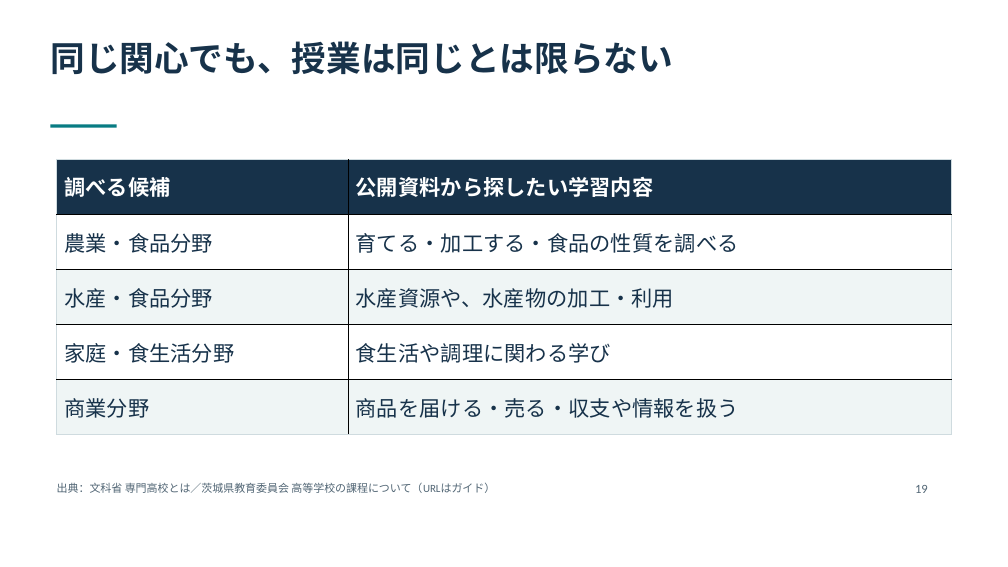
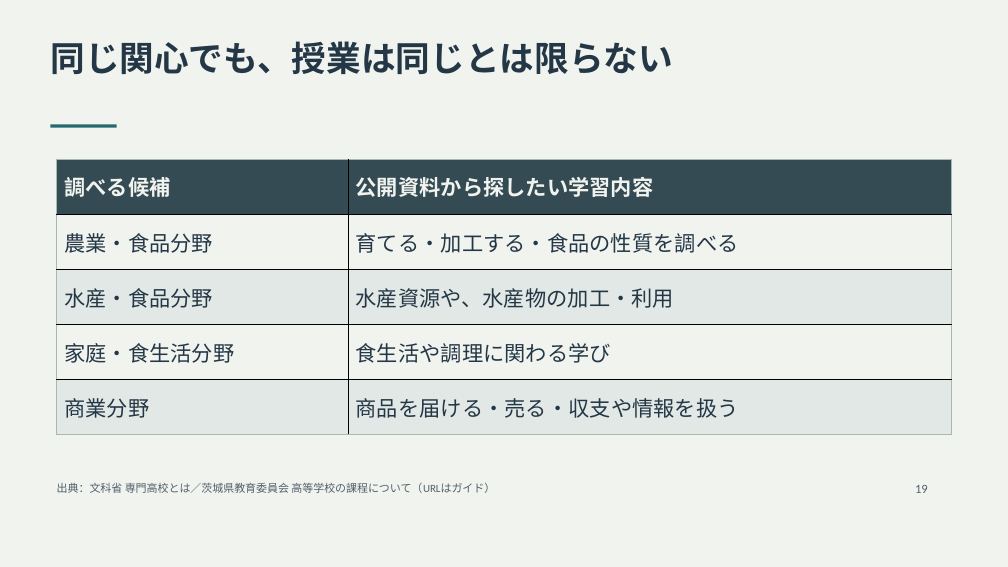
Before and after one commit to zooc-14calbp/industrial-education-ii, a slide deck: slide 19 of video/01/slides.pptx. Drawn at 1008x567 pixels with LibreOffice and Linux fonts; fonts in the diff are those of the drawing. Boxes give left, top, right and bottom in pixels: in the first picture for what was removed or moved away, otherwise in the second. Text is boxed around its words. In the diff, an @@ line names an element or a change of style, - is before the commit and + after.

Commit message:
Adjust slides and video colors for extended viewing

```diff
--- a/video/01/slides.pptx
+++ b/video/01/slides.pptx
@@ background #FFFFFF to #F1F3EF @@
@@ text "同じ関心でも、授業は同じとは限らない" at <box>50,41,673,74</box>: text colour #17324A to #243746 @@
@@ rectangle at <box>51,125,117,128</box>: fill #087C83 to #246A70 @@
@@ table at <box>57,159,951,435</box> @@
@@ fill #17324A to #344B53 in row 1 @@
@@ fill #FFFFFF to #F1F3EF in 4 cells @@
@@ fill #EFF5F5 to #E2E8E5 in 4 cells @@
@@ text colour #FFFFFF to #F1F3EF in "調べる候補", "公開資料から探したい学習内容" @@
@@ text colour #17324A to #243746 in "農業・食品分野", "育てる・加工する・食品の性質を調べる", "水産・食品分野", "水産資源や、水産物の加工・利用" and 4 more places @@
@@ borders changed @@
@@ text "出典：文科省 専門高校とは／茨城県教育委員会 高等学校の課程について（URLはガイド）" at <box>57,483,495,493</box>: text colour #526675 to #52616A @@
@@ text "19" at <box>915,485,928,493</box>: text colour #526675 to #52616A @@
```
Also in this commit, not shown: 31 other slides changed, 54 other files.
